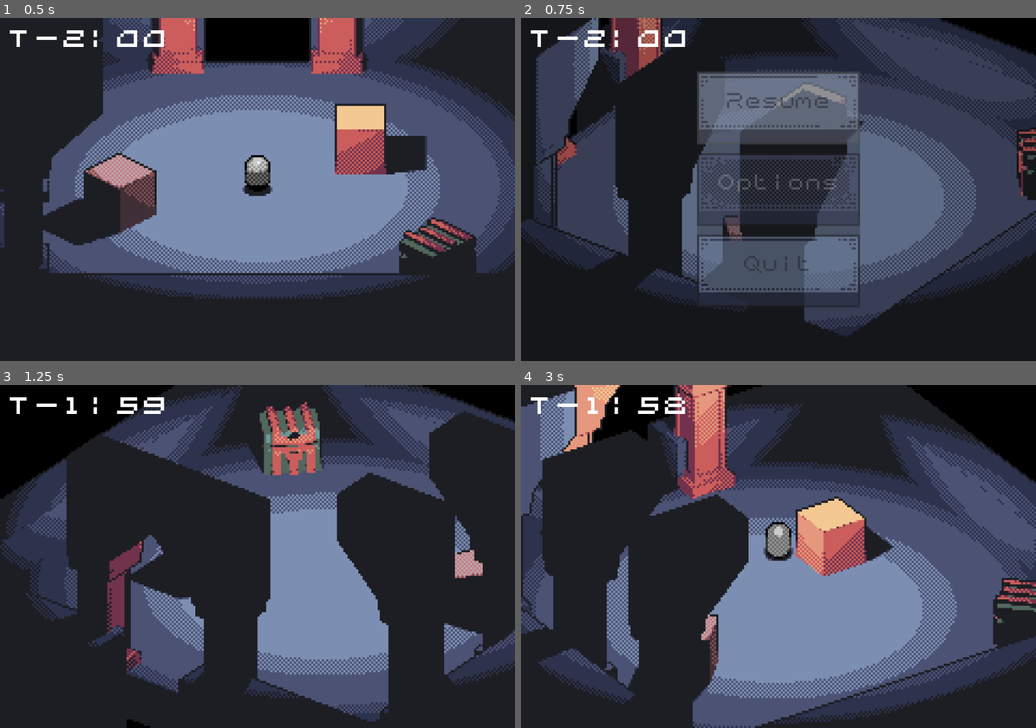
Above: before the commit, frames 1-4 (two rows, left to right).
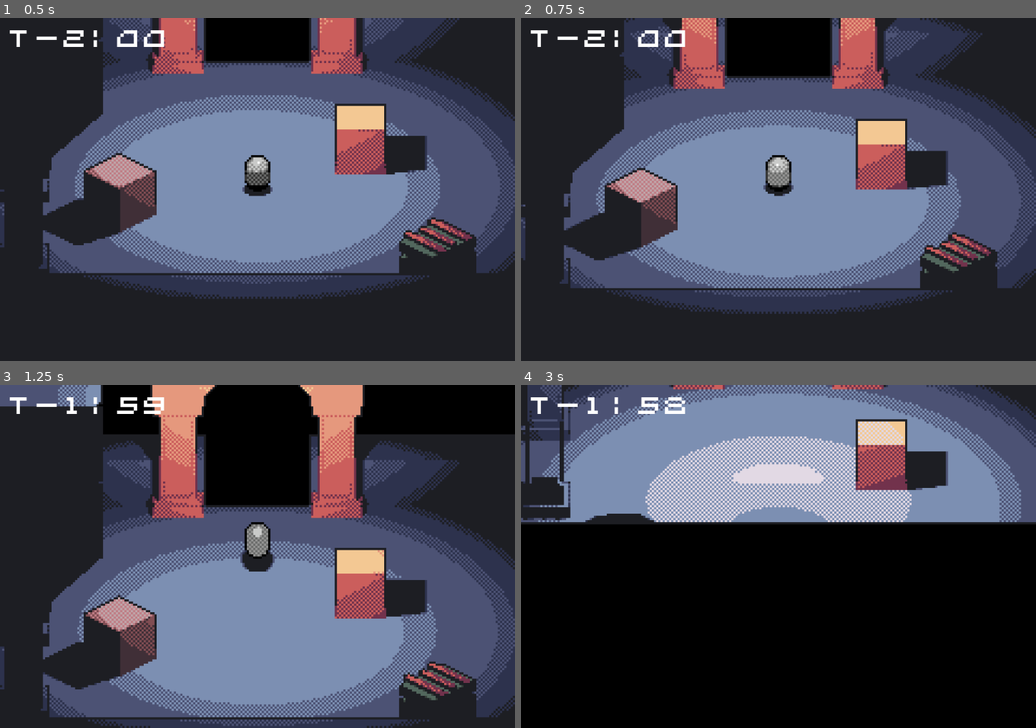
Above: after the commit, the same moments.

Repository: voxelith/pirate-game-jam-16
Game: Godot game, scene res://scenes/main.tscn
Two runs of this game, one before a commit and one after it. Both use one fixed random seed, a clock stepped at 60 frames per second and the inputs below.
Inputs (mouse positions are in pixels of both pictures, inside the frame that each line leads up to):
- Up to frame 1 (0.5 s): no input
- Up to frame 2 (0.75 s): tap Enter at 0.5 s; move the mouse to (804, 189) at 0.52 s; hold W (move_up) from 0.53 s (still down)
- Up to frame 3 (1.25 s): keep holding W (move_up); tap Space (jump) at 0.77 s
- Up to frame 4 (3 s): keep holding W (move_up); move the mouse to (752, 556) at 1.27 s; tap Space (jump) at 1.52 s; move the mouse to (788, 549) at 2.02 s; move the mouse to (773, 563) at 2.77 s

Frame 1 is identical in both runs. In frame 2, 63% of the frame differs, in the area x 0-100%, y 0-91%; in frame 3, 70%; in frame 4, 97%, in the area x 0-100%, y 0-100%.

Commit message:
Polish some pause menu handling

Diff:
--- a/project.godot
+++ b/project.godot
@@ -64,6 +64,12 @@
 , Object(InputEventJoypadButton,"resource_local_to_scene":false,"resource_name":"","device":-1,"button_index":0,"pressure":0.0,"pressed":true,"script":null)
 ]
 }
+ui_cancel={
+"deadzone": 0.5,
+"events": [Object(InputEventKey,"resource_local_to_scene":false,"resource_name":"","device":0,"window_id":0,"alt_pressed":false,"shift_pressed":false,"ctrl_pressed":false,"meta_pressed":false,"pressed":false,"keycode":4194305,"physical_keycode":0,"key_label":0,"unicode":0,"location":0,"echo":false,"script":null)
+, Object(InputEventJoypadButton,"resource_local_to_scene":false,"resource_name":"","device":-1,"button_index":1,"pressure":0.0,"pressed":true,"script":null)
+]
+}
 move_up={
 "deadzone": 0.5,
 "events": [Object(InputEventKey,"resource_local_to_scene":false,"resource_name":"","device":-1,"window_id":0,"alt_press …(192 unchanged characters)…
--- a/scripts/pause_menu.gd
+++ b/scripts/pause_menu.gd
@@ -20,13 +20,17 @@
 
 func _input(event: InputEvent) -> void: #Handles player input
 	if Input.is_action_just_pressed("pause_menu"): #Checks if the pause menu action key was pressed
-			get_viewport().set_input_as_handled() #Mark input as handled to prevent further processsing
-			if get_tree().paused:
-				resume()
-			else:
-				pause()
-	#if event is InputEventKey: #can we delete this?
-		#if event.is_action_pressed("pause_menu"): #can we delet this?
+		get_viewport().set_input_as_handled() #Mark input as handled to prevent further processsing
+		if get_tree().paused:
+			resume()
+		else:
+			pause()
+	elif not get_tree().paused:
+		# In this case (game is running and the menu button was not pressed), discard input before it
+		# reaches the buttons
+		get_viewport().set_input_as_handled()
+	elif Input.is_action_just_pressed("ui_cancel"):
+		resume()
 
 func _on_resume_pressed() -> void: #Callback function when the resume button is pressed
 	resume()
--- a/scripts/player.gd
+++ b/scripts/player.gd
@@ -27,12 +27,6 @@
 	if event is InputEventMouseMotion:
 		mouse_dir = clamp(-event.relative.x * MOUSE_SENSIVITY, -MAX_MOUSE_MOVE, MAX_MOUSE_MOVE)
 		mouse_move_last = 0.0
-	elif event is InputEventKey:
-		if event.is_action_pressed("pause_menu"):
-			var mvc = get_tree().current_scene.get_node("%MainViewportContainer")
-			if mvc != null:
-				mvc.pause()
-			get_viewport().set_input_as_handled()
 
 func _physics_process(delta: float) -> void:
 	###############
